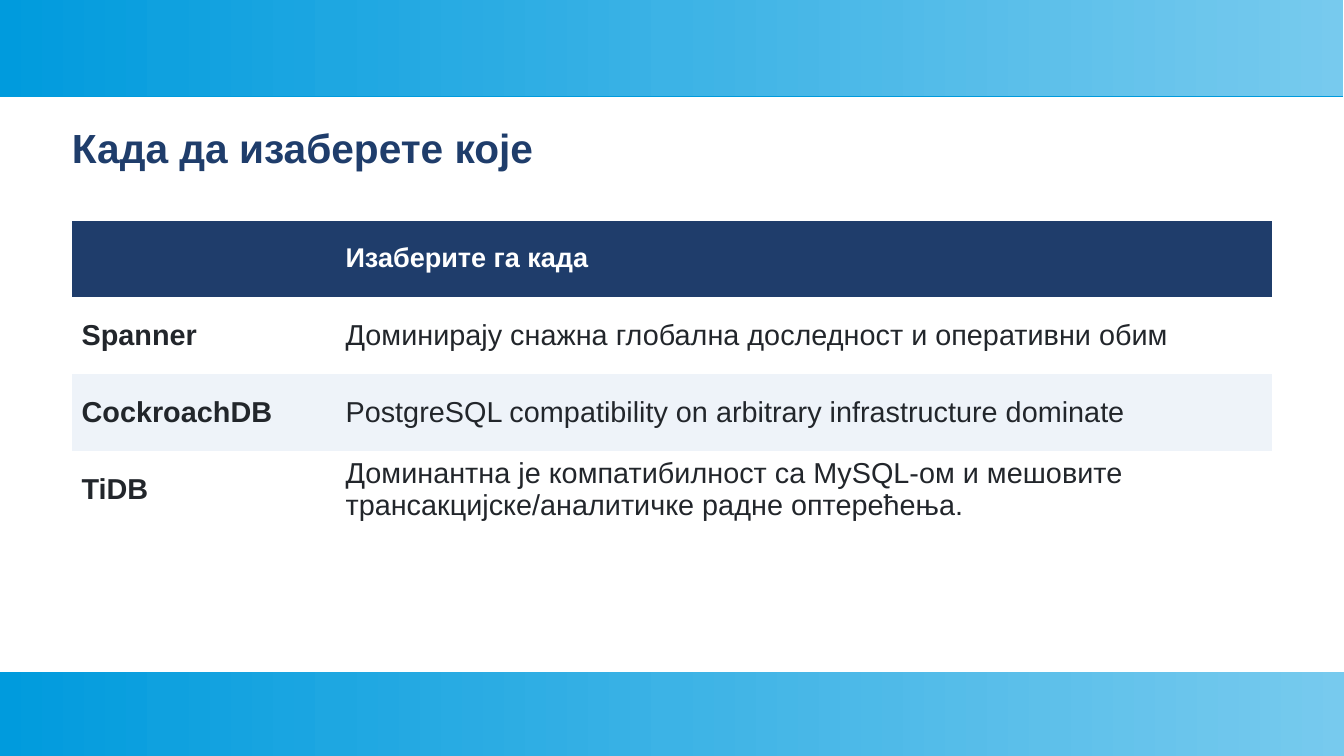
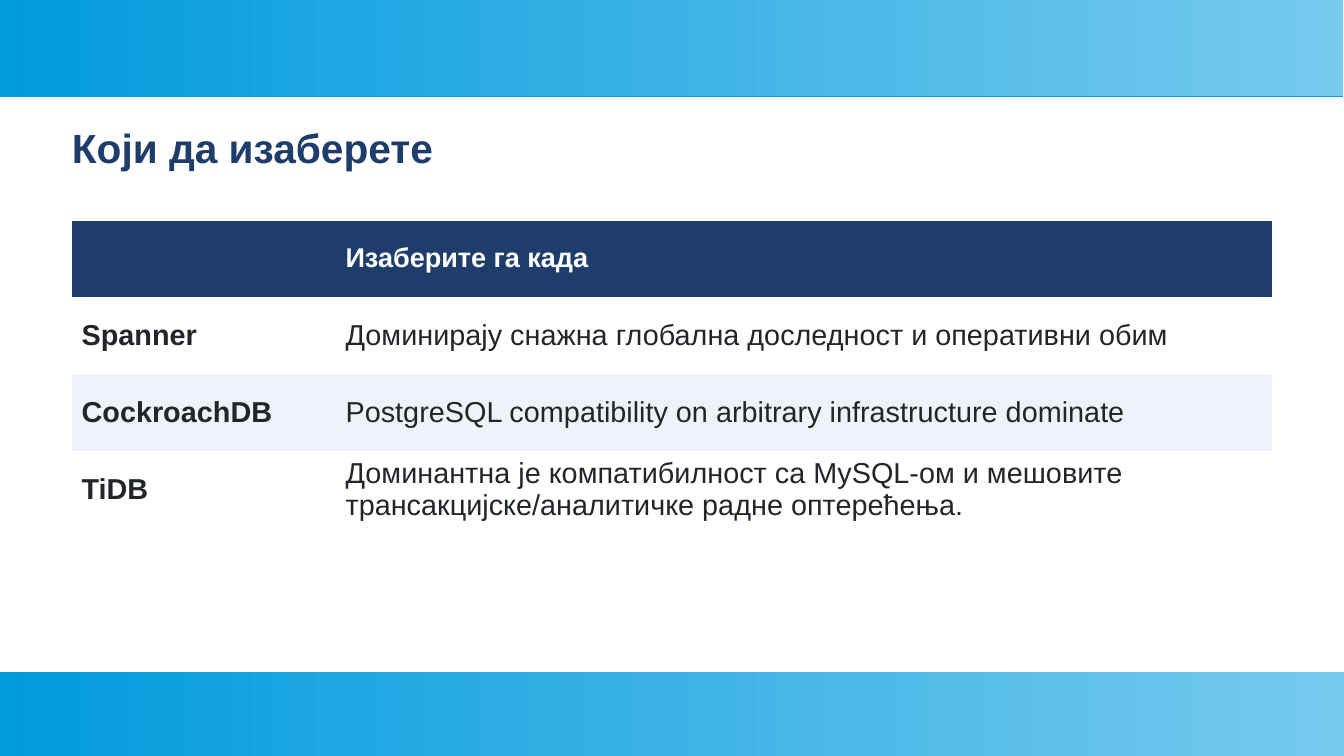
Before and after one commit to AleksaMilojkovic17252/db-seminar-3, a slide deck: slide 9 of seminar3.odp. Drawn at 1344x756 pixels with LibreOffice and Linux fonts; fonts in the diff are those of the drawing. Boxes give left, top, right and bottom in pixels: in the first picture for what was removed or moved away, otherwise in the second. Text is boxed around its words. In the diff, an @@ line names an element or a change of style, - is before the commit and + after.

```diff
--- a/seminar3.odp
+++ b/seminar3.odp
@@ text at bbox=[72, 133, 433, 171]: text changed @@
-Када да изаберете које
+Који да изаберете
```
Also in this commit, not shown: 3 other slides changed, 1 other file.
